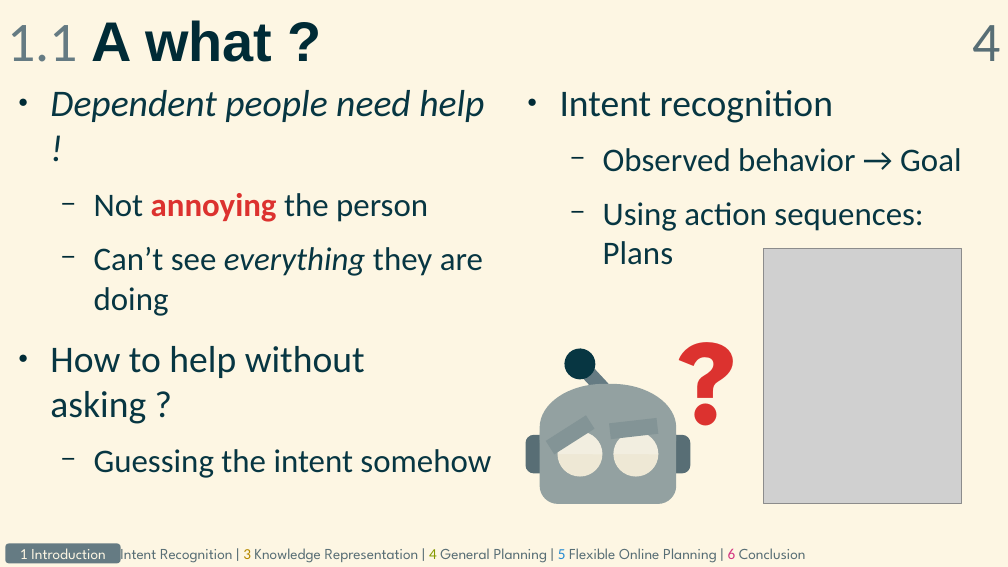
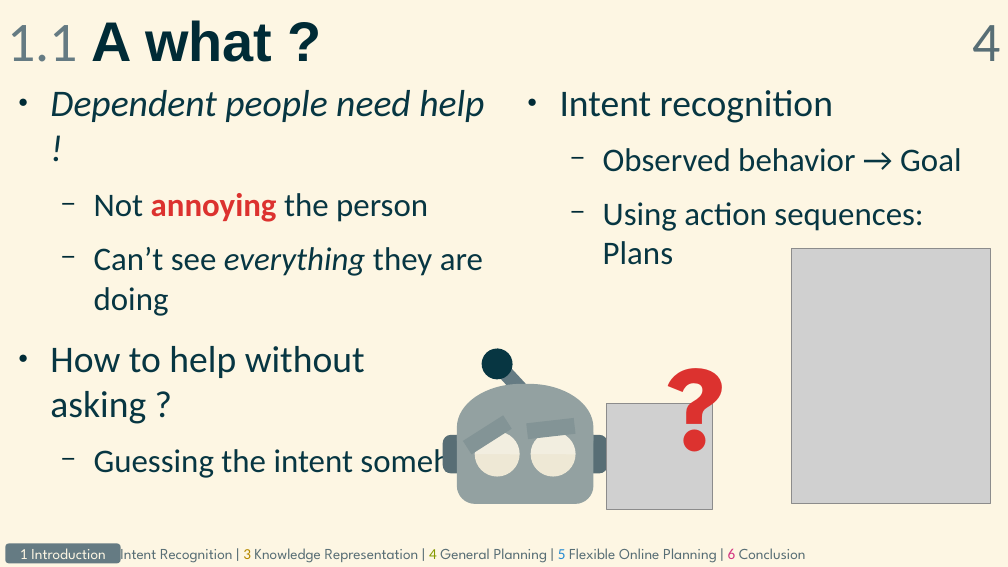
Before and after one commit to grea09/gennio, a slide deck: slide 4 of doc/defense.odp. Drawn at 1008x567 pixels with LibreOffice and Linux fonts; fonts in the diff are those of the drawing; grey boxes stand for pictures. Boxes give left, top, right and bottom in pixels: in the first picture for what was removed or moved away, otherwise in the second. Text is boxed around its words. In the diff, an @@ line names an element or a change of style, - is before the commit and + after.

```diff
--- a/doc/defense.odp
+++ b/doc/defense.odp
@@ picture: place and size @@
-picture at [764,248,962,504]
+picture at [792,248,991,504]
@@ text "?": place and size @@
-text "?" at [670,299,770,474]
+text "?" at [659,324,759,499]
@@ freeform shape: place and size @@
-freeform shape at [564,349,595,380]
+freeform shape at [482,349,513,380]
@@ picture added at [607,403,713,509] @@
@@ 8 freeform shapes, 2 rectangles: place and size @@
-8 freeform shapes, 2 rectangles at [526,367,691,504]
+8 freeform shapes, 2 rectangles at [443,367,607,504]
```
Also in this commit, not shown: 6 other slides changed, 3 other files.
